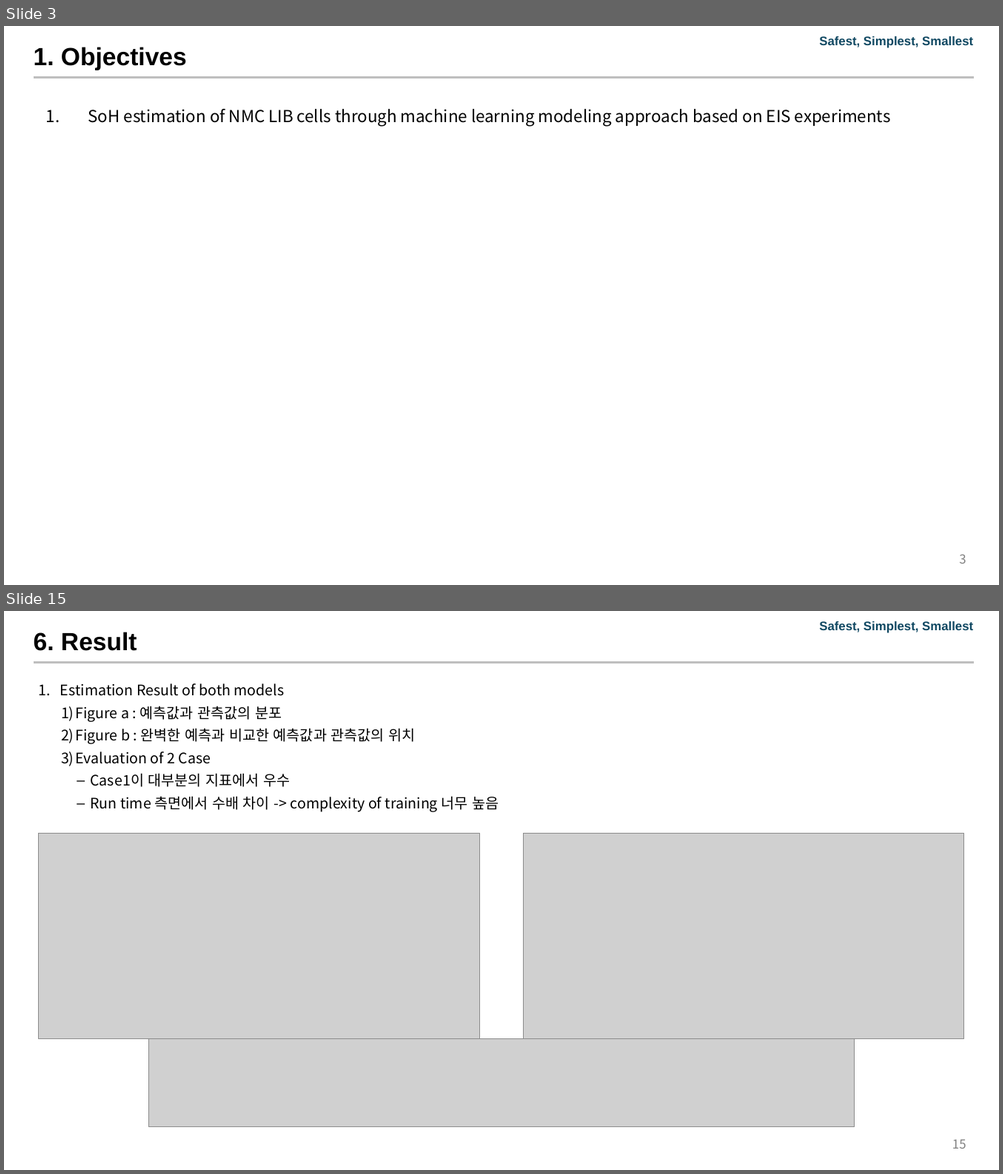
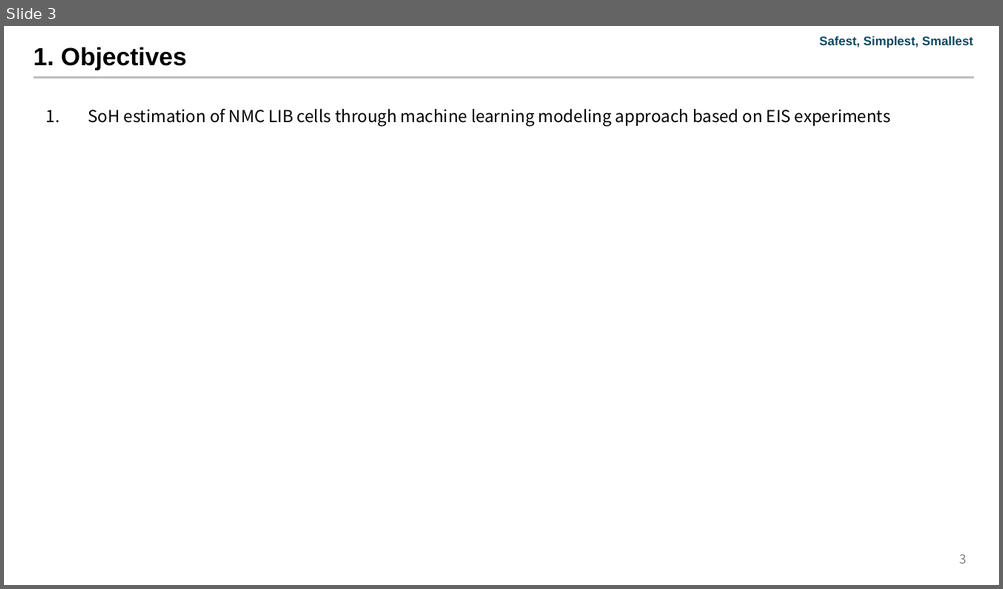
Before and after one commit to Jeong97/Practice_with_paper_data_sets, a slide deck: Accelerated SoH estimation of second life LIB via EIS and ML/Paper/Accelerated SoH estimation of second life LIB via EIS and ML-V00.01-241103.pptx. Shown one above the other, each under a label of ours: slides 3 and 15 before the commit, slide 3 after it; the slides between them are not shown. The pictures are 1003x1174 and 1003x589 pixels, drawn with LibreOffice and Linux fonts; fonts in the diff are those of the drawing; grey boxes stand for pictures; background and template pictures are left out. Boxes give left, top, right and bottom in pixels: in the first picture for what was removed or moved away, otherwise in the second. Text is boxed around its words. In the diff, an @@ line names an element or a change of style, - is before the commit and + after.

```diff
--- a/Accelerated SoH estimation of second life LIB via EIS and ML/Paper/Accelerated SoH estimation of second life LIB via EIS and ML-V00.01-241103.pptx
+++ b/Accelerated SoH estimation of second life LIB via EIS and ML/Paper/Accelerated SoH estimation of second life LIB via EIS and ML-V00.01-241103.pptx
@@ slide 15 removed at (4, 611, 999, 1170), background #FFFFFF; not listed: 2 template elements that a slide beside it also shows @@
@@ title removed at (34, 632, 137, 651) @@
-6. Result
@@ text removed at (60, 684, 498, 812) @@
-1. Estimation Result of both models
-  1) Figure a : 예측값과 관측값의 분포
-  2) Figure b : 완벽한 예측과 비교한 예측값과 관측값의 위치
-  3) Evaluation of 2 Case
-    – Case1이 대부분의 지표에서 우수
-    – Run time 측면에서 수배 차이 -> complexity of training 너무 높음
@@ picture removed at (39, 833, 480, 1039) @@
@@ picture removed at (523, 833, 965, 1039) @@
@@ picture removed at (149, 1039, 854, 1128) @@
@@ page number removed at (952, 1140, 966, 1149) @@
-15
```
Also in this commit, not shown: 2 slides changed, 20 other slides removed, 1 other file.
